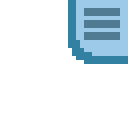
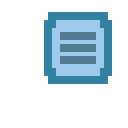
Before/after of a 128 × 128 layered artwork. What changed in the layer stack:
painted on "Layer 1" over box(44, 0, 128, 84)
